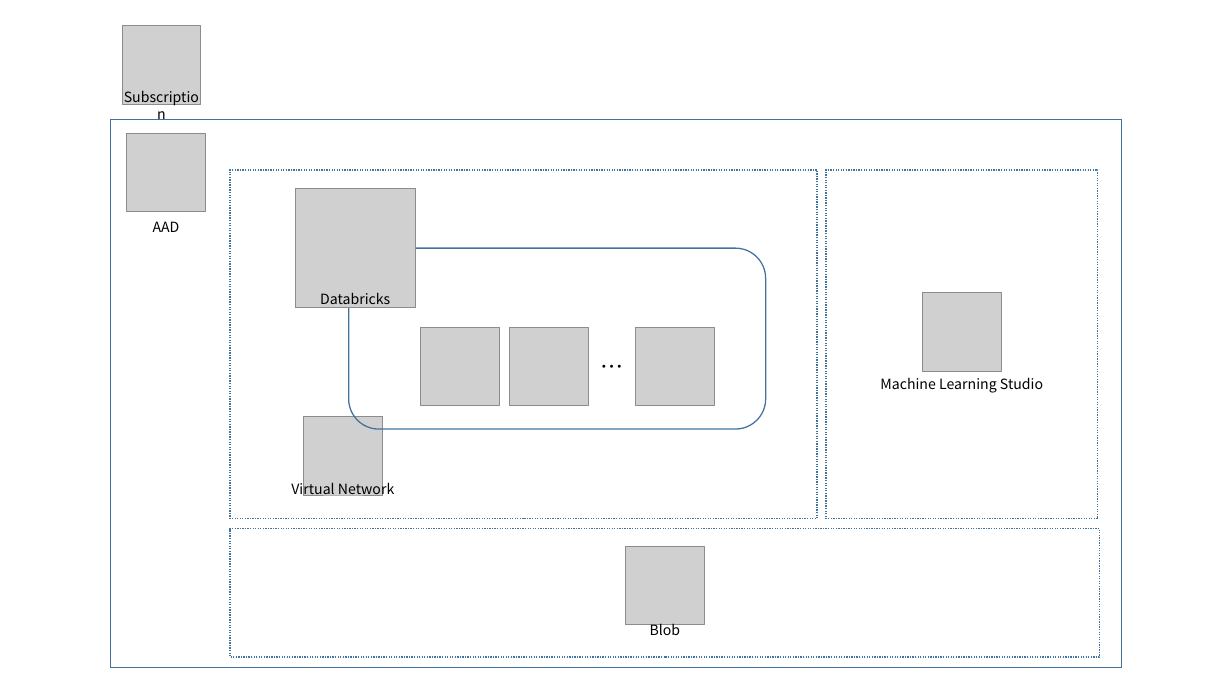
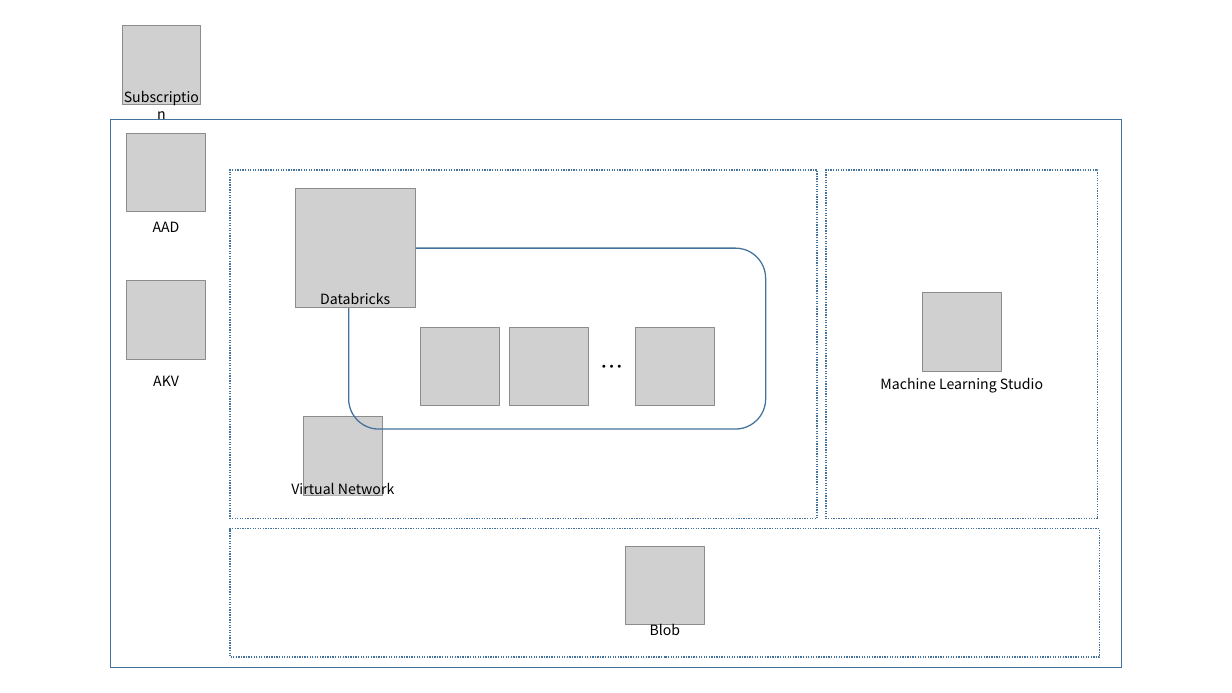
Before and after one commit to xlegend1024/az-cloudscale-adv-analytics, a slide deck: slide 11 of Architecture/az-databricks-hol-arch.pptx (slide 3 before the commit). Drawn at 1232x693 pixels with LibreOffice and Linux fonts; fonts in the diff are those of the drawing; grey boxes stand for pictures. Boxes give left, top, right and bottom in pixels: in the first picture for what was removed or moved away, otherwise in the second. Text is boxed around its words. In the diff, an @@ line names an element or a change of style, - is before the commit and + after.

```diff
--- a/Architecture/az-databricks-hol-arch.pptx
+++ b/Architecture/az-databricks-hol-arch.pptx
@@ picture added at (127, 281, 205, 360) @@
@@ text added at (153, 375, 179, 386), 11 pt, text #000000 @@
+AKV
```
Also in this commit, not shown: 3 other slides changed, 7 slides added, 14 other files.
